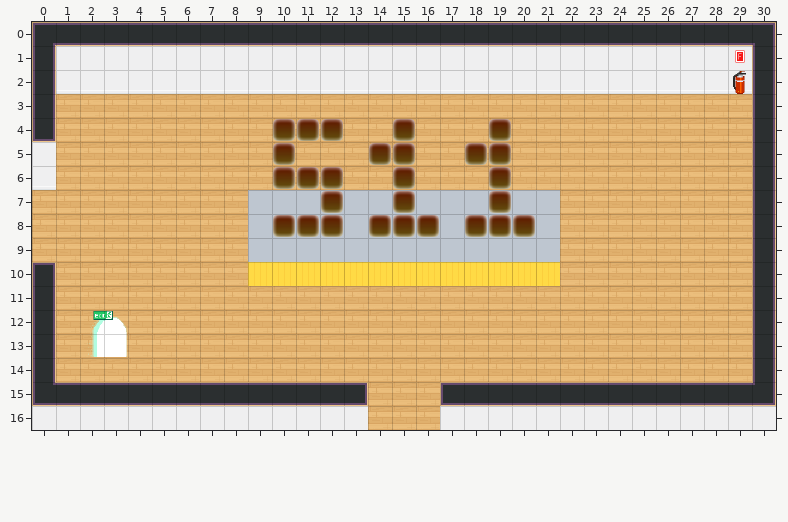
One commit to this Tiled map (JSON): dist/map/511.json. That is the earlier state.
Cells are 32x32 px. Shown: x 0..30, y 0..16.
New version:
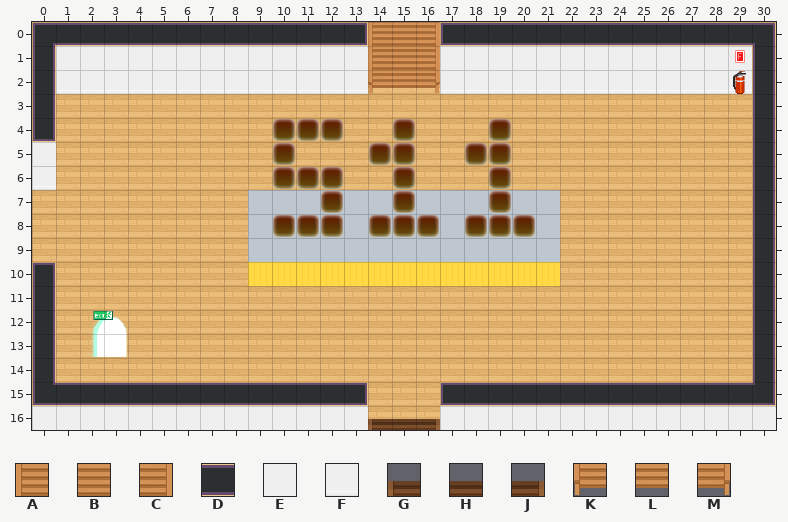
Key: from "tileset5_export": A 35, B 36, C 37, D 56, E 62, F 72, G 84, H 85, J 86, K 97, L 98, M 99.
_ is an empty cell.
Tiles of an added or newly shown layer are drawn over the layers below it.
Change:
Layer "block-north" (now hidden):
The edit erases the tile that lay hidden in row 2 at x 14 to 16.
Layer "door-north" (now hidden):
The edit erases tile D in row 0 at x 13 to 17.
The edit erases tile E in row 1 at x 14 to 16.
The edit erases tile F in row 2 at x 14 to 16.
Layer "Stairs" (added):
Tile A now appears in rows 0 to 1 at x 14.
Tile B now appears in rows 0 to 1 at x 15.
Tile C now appears in rows 0 to 1 at x 16.
Tile G now appears in row 16 at x 14.
Tile H now appears in row 16 at x 15.
Tile J now appears in row 16 at x 16.
Tile K now appears in row 2 at x 14.
Tile L now appears in row 2 at x 15.
Tile M now appears in row 2 at x 16.
Changed places in both pictures, as pixel boxes (x1, y1, x2, y2):
changed: (365, 22, 443, 94)
added: (368, 419, 440, 430)
